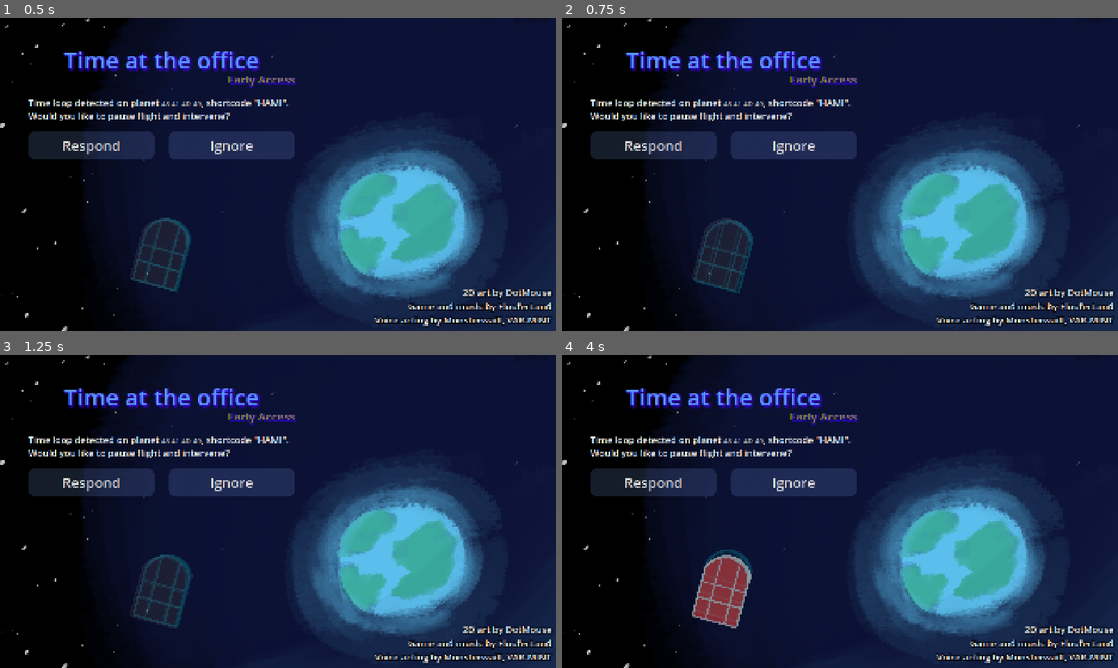
Above: before the commit, frames 1-4 (two rows, left to right).
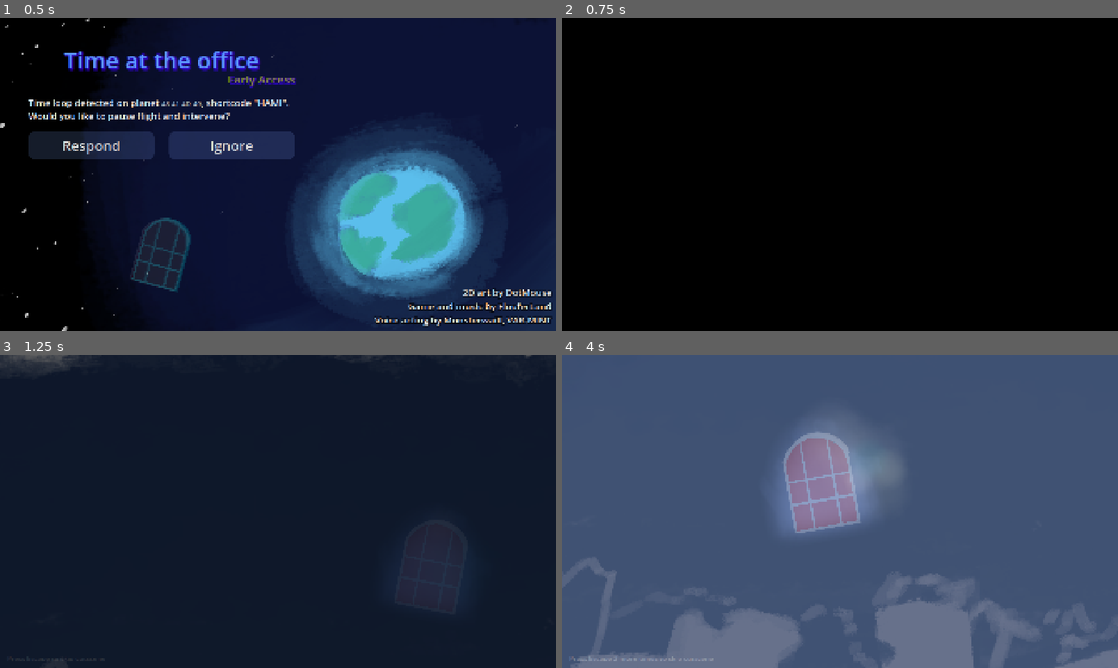
Above: after the commit, the same moments.

Repository: FlooferLand/timeloop-game
Game: Godot game, scene res://levels/init/init.tscn
The game is run twice, just before and just after one commit, with the same random seed, the same clock (stepped at 60 frames per second) and the same inputs. Sound files missing from this copy of the repository are replaced by a short silence.
Inputs (mouse positions are in pixels of both pictures, inside the frame that each line leads up to):
- Up to frame 1 (0.5 s): no input
- Up to frame 2 (0.75 s): tap Enter at 0.5 s; move the mouse to (962, 158) at 0.52 s; hold D (walk_right) from 0.53 s (still down); hold Space (advance_dialog) from 0.53 s (still down); click (962, 158) at 0.67 s
- Up to frame 3 (1.25 s): keep holding D (walk_right); keep holding Space (advance_dialog)
- Up to frame 4 (4 s): move the mouse to (728, 527) at 1.27 s; release Space (advance_dialog) at 1.28 s; tap Up (interact) at 1.35 s; click (728, 527) at 1.42 s; move the mouse to (895, 442) at 2.02 s; release D (walk_right) at 2.03 s; hold A (walk_left) 2.03-2.78 s; hold Shift (sprint) 2.03-2.78 s; click (895, 442) at 2.17 s; move the mouse to (812, 574) at 2.77 s; hold D (walk_right) from 2.78 s (still down); tap T at 2.85 s; click (812, 574) at 2.92 s; move the mouse to (1006, 558) at 3.52 s; hold Space (advance_dialog) from 3.53 s (still down); click (1006, 558) at 3.67 s

Frame 1 is identical in both runs. In frame 2, 82% of the frame differs, in the area x 0-100%, y 0-100%; in frame 3, 44%; in frame 4, 99%.

Commit message:
Add debug menu

Diff:
--- /dev/null
+++ b/autoload/debug_menu/debug_menu.gd
@@ -0,0 +1,16 @@
+class_name DebugMenuType extends CanvasLayer
+
+@export var to_game_level_button: Button
+
+var player_ref: Player = null
+
+func _ready() -> void:
+	visible = false
+	to_game_level_button.pressed.connect(func() -> void:
+		get_tree().change_scene_to_file("res://levels/the_building/the_building.tscn")
+	)
+
+func _input(event: InputEvent) -> void:
+	if event.is_action_pressed("debug_menu"):
+		visible = not visible
+		Input.mouse_mode = Input.MOUSE_MODE_VISIBLE
--- /dev/null
+++ b/autoload/debug_menu/debug_menu.tscn
@@ -0,0 +1,79 @@
+[gd_scene load_steps=5 format=3 uid="uid://cd05li18muhsn"]
+
+[ext_resource type="Script" uid="uid://cgr64fwgdals5" path="res://autoload/debug_menu/debug_menu.gd" id="1_j1rx8"]
+[ext_resource type="Theme" uid="uid://ba4drirtwlflu" path="res://autoload/debug_menu/debug_menu.theme" id="2_48o1p"]
+[ext_resource type="Script" uid="uid://7t8xxixtngho" path="res://autoload/debug_menu/get_item.gd" id="3_yacnb"]
+
+[sub_resource type="LabelSettings" id="LabelSettings_j1rx8"]
+font_size = 38
+
+[node name="DebugMenu" type="CanvasLayer" node_paths=PackedStringArray("to_game_level_button")]
+layer = 500
+script = ExtResource("1_j1rx8")
+to_game_level_button = NodePath("Root/HSplitContainer/PanelContainer/MarginContainer/VBoxContainer/GoToGame")
+
+[node name="Root" type="Control" parent="."]
+layout_mode = 3
+anchors_preset = 15
+anchor_right = 1.0
+anchor_bottom = 1.0
+grow_horizontal = 2
+grow_vertical = 2
+theme = ExtResource("2_48o1p")
+metadata/_edit_lock_ = true
+
+[node name="HSplitContainer" type="HSplitContainer" parent="Root"]
+layout_mode = 1
+anchors_preset = 15
+anchor_right = 1.0
+anchor_bottom = 1.0
+grow_horizontal = 2
+grow_vertical = 2
+
+[node name="Empty" type="Control" parent="Root/HSplitContainer"]
+layout_mode = 2
+size_flags_horizontal = 3
+
+[node name="PanelContainer" type="PanelContainer" parent="Root/HSplitContainer"]
+custom_minimum_size = Vector2(500, 0)
+layout_mode = 2
+
+[node name="MarginContainer" type="MarginContainer" parent="Root/HSplitContainer/PanelContainer"]
+layout_mode = 2
+theme_override_constants/margin_left = 10
+theme_override_constants/margin_top = 10
+theme_override_constants/margin_right = 10
+theme_override_constants/margin_bottom = 10
+
+[node name="VBoxContainer" type="VBoxContainer" parent="Root/HSplitContainer/PanelContainer/MarginContainer"]
+layout_mode = 2
+
+[node name="Title" type="Label" parent="Root/HSplitContainer/PanelContainer/MarginContainer/VBoxContainer"]
+layout_mode = 2
+text = "Debug menu :3"
+label_settings = SubResource("LabelSettings_j1rx8")
+
+[node name="GoToGame" type="Button" parent="Root/HSplitContainer/PanelContainer/MarginContainer/VBoxContainer"]
+layout_mode = 2
+text = "Go to game level"
+
+[node name="Space" type="Control" parent="Root/HSplitContainer/PanelContainer/MarginContainer/VBoxContainer"]
+layout_mode = 2
+size_flags_vertical = 3
+
+[node name="GetItem" type="HBoxContainer" parent="Root/HSplitContainer/PanelContainer/MarginContainer/VBoxContainer" node_paths=PackedStringArray("debug_menu", "options", "add_button")]
+layout_mode = 2
+script = ExtResource("3_yacnb")
+debug_menu = NodePath("../../../../../..")
+options = NodePath("OptionButton")
+add_button = NodePath("Add")
+
+[node name="OptionButton" type="OptionButton" parent="Root/HSplitContainer/PanelContainer/MarginContainer/VBoxContainer/GetItem"]
+layout_mode = 2
+size_flags_horizontal = 3
+
+[node name="Add" type="Button" parent="Root/HSplitContainer/PanelContainer/MarginContainer/VBoxContainer/GetItem"]
+layout_mode = 2
+size_flags_horizontal = 3
+size_flags_stretch_ratio = 0.25
+text = "Add"
--- /dev/null
+++ b/autoload/debug_menu/get_item.gd
@@ -0,0 +1,31 @@
+extends HBoxContainer
+
+@export var debug_menu: DebugMenuType
+@export var options: OptionButton
+@export var add_button: Button
+
+var items: Dictionary[InventoryItem.Id, InventoryItem] = {}
+
+func _enter_tree() -> void:
+	if not OS.is_debug_build():
+		queue_free()
+		return
+
+	var items_dir := "res://assets/resources/items/"
+	var items_dir_contents := ResourceLoader.list_directory(items_dir)
+	for item_dir in items_dir_contents:
+		if not item_dir.ends_with('/'): continue
+		var contents := ResourceLoader.list_directory(items_dir + item_dir)
+		for res_file in contents:
+			if not res_file.ends_with(".tres") and not res_file.ends_with(".res"): continue
+			var item: InventoryItem = ResourceLoader.load(items_dir + item_dir + res_file)
+			var image := item.image.get_image()
+			image.resize(32, 32)
+			options.add_icon_item(ImageTexture.create_from_image(image), item.name, item.id)
+			items[item.id] = item
+
+	add_button.pressed.connect(func() -> void:
+		if debug_menu.player_ref == null: return
+		var item := items[options.get_selected_id() as InventoryItem.Id]
+		debug_menu.player_ref.inventory_comp.add_item(item)
+	)
--- a/entities/player/player.gd
+++ b/entities/player/player.gd
@@ -36,6 +36,7 @@
 
 func _ready() -> void:
 	(DialogManager as DialogManagerType).player_ref = self
+	(DebugMenu as DebugMenuType).player_ref = self
 	if footstep_sounds != null:
 		footstep_comp.sounds = footstep_sounds
 	else:
--- a/levels/the_building/timeloop_container.gd
+++ b/levels/the_building/timeloop_container.gd
@@ -20,9 +20,12 @@
 		## Reset everything.
 		await time_loop_reset()
 
-		var room := room_manager.get_node(str(old_room))
-		room_manager.default = room
-		room_manager.active = room
+		var room := room_manager.get_node_or_null(str(old_room))
+		if room != null:
+			room_manager.default = room
+			room_manager.active = room
+		else:
+			push_warning("Room with name %s not found while resetting." % str(old_room))
 	)
 
 ## Resets all of its contents
--- a/levels/title_screen/title_screen.gd
+++ b/levels/title_screen/title_screen.gd
@@ -21,9 +21,16 @@
 	)
 	anim_player.animation_finished.connect(func(anim_name: String) -> void:
 		if anim_name == "respond":
-			GameStorage.reset()
-			get_tree().change_scene_to_packed(IntroScene)
+			_start_game()
 	)
+
+func _input(event: InputEvent) -> void:
+	if OS.is_debug_build() and event.is_action_pressed("skip"):
+		_start_game()
+
+func _start_game() -> void:
+	GameStorage.reset()
+	get_tree().change_scene_to_packed(IntroScene)
 
 func _on_play_game_pressed() -> void:
 	anim_player.play("respond")
--- a/project.godot
+++ b/project.godot
@@ -37,6 +37,7 @@
 SpotlightManager="*res://autoload/spotlight_manager/spotlight_manager.gd"
 SpeedrunManager="*res://autoload/speedrun_manager/speedrun_manager.gd"
 GameStorage="*res://autoload/game_storage/game_storage.gd"
+DebugMenu="*res://autoload/debug_menu/debug_menu.tscn"
 
 [compression]
 
@@ -139,6 +140,11 @@
 , Object(InputEventJoypadButton,"resource_local_to_scene":false,"resource_name":"","device":-1,"button_index":1,"pressure":0.0,"pressed":true,"script":null)
 ]
 }
+debug_menu={
+"deadzone": 0.2,
+"events": [Object(InputEventKey,"resource_local_to_scene":false,"resource_name":"","device":-1,"window_id":0,"alt_pressed":false,"shift_pressed":false,"ctrl_pressed":false,"meta_pressed":false,"pressed":false,"keycode":0,"physical_keycode":96,"key_label":0,"unicode":96,"location":0,"echo":false,"script":null)
+]
+}
 
 [input_devices]
 
Not shown, added: autoload/debug_menu/debug_menu.gd.uid
Binary file added: autoload/debug_menu/debug_menu.theme
Not shown, added: autoload/debug_menu/get_item.gd.uid
